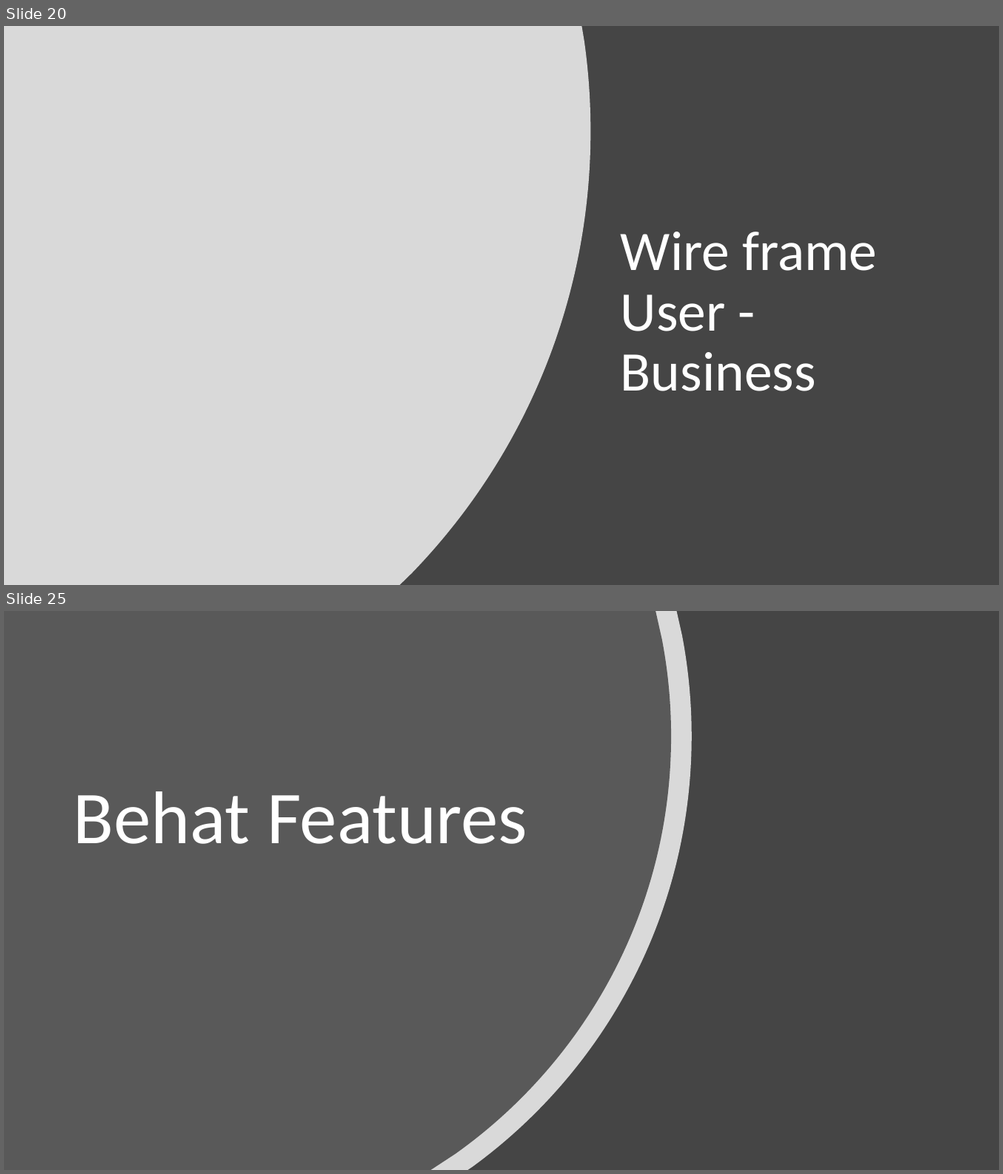
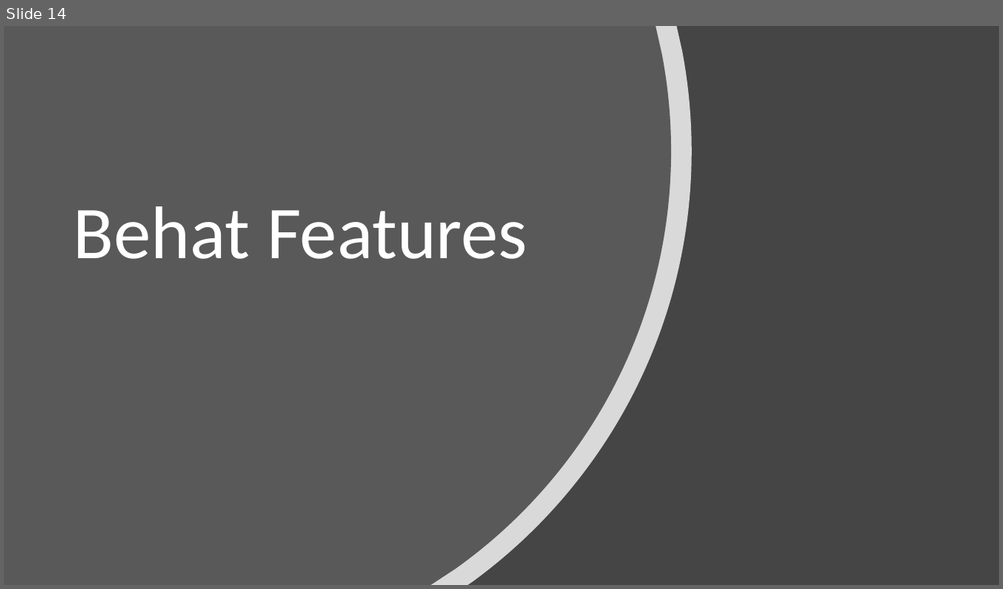
Before and after one commit to jameshutchy/Best-Practice-PHP, a slide deck: BCDE224 - Assessment 2 - James Hutchinson/BCDE244-Assesment 2 - James Hutchinson.pptx. Shown one above the other, each under a label of ours: slides 20 and 25 before the commit, slide 14 after it; the slides between them are not shown. The pictures are 1003x1174 and 1003x589 pixels, drawn with LibreOffice and Linux fonts; fonts in the diff are those of the drawing. Boxes give left, top, right and bottom in pixels: in the first picture for what was removed or moved away, otherwise in the second. Text is boxed around its words. In the diff, an @@ line names an element or a change of style, - is before the commit and + after.

```diff
--- a/BCDE224 - Assessment 2 - James Hutchinson/BCDE244-Assesment 2 - James Hutchinson.pptx
+++ b/BCDE224 - Assessment 2 - James Hutchinson/BCDE244-Assesment 2 - James Hutchinson.pptx
@@ slide 20 removed at bbox=[4, 26, 999, 585], background #454545 @@
@@ freeform shape removed at bbox=[4, 26, 590, 585] @@
@@ title removed at bbox=[620, 232, 876, 392] @@
-Wire frame
-User - Business
@@ what was slide 25 is now slide 14 @@
```
Also in this commit, not shown: 10 slides changed, 2 slides added, 10 other slides removed, 22 other files.
